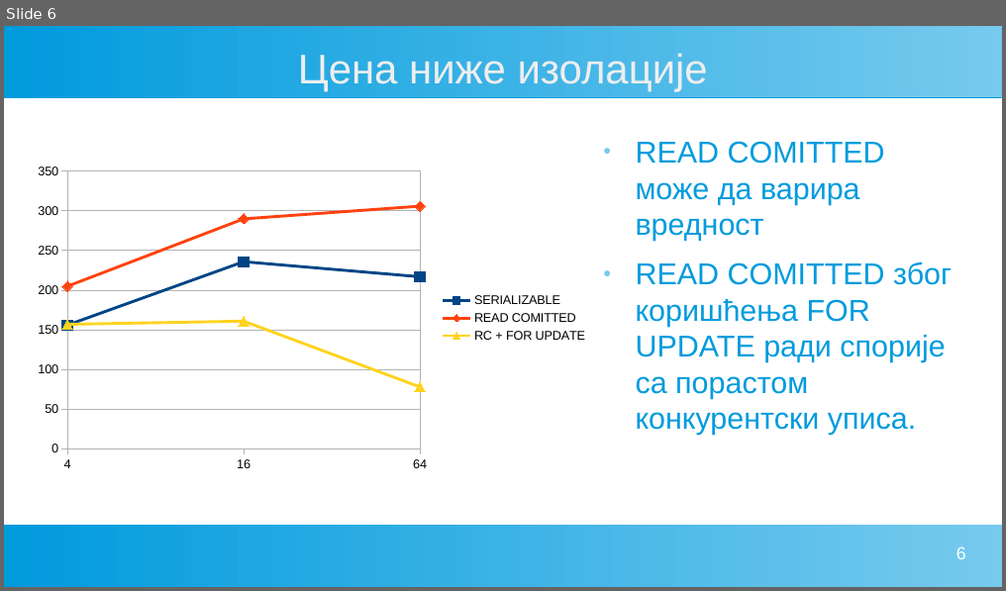
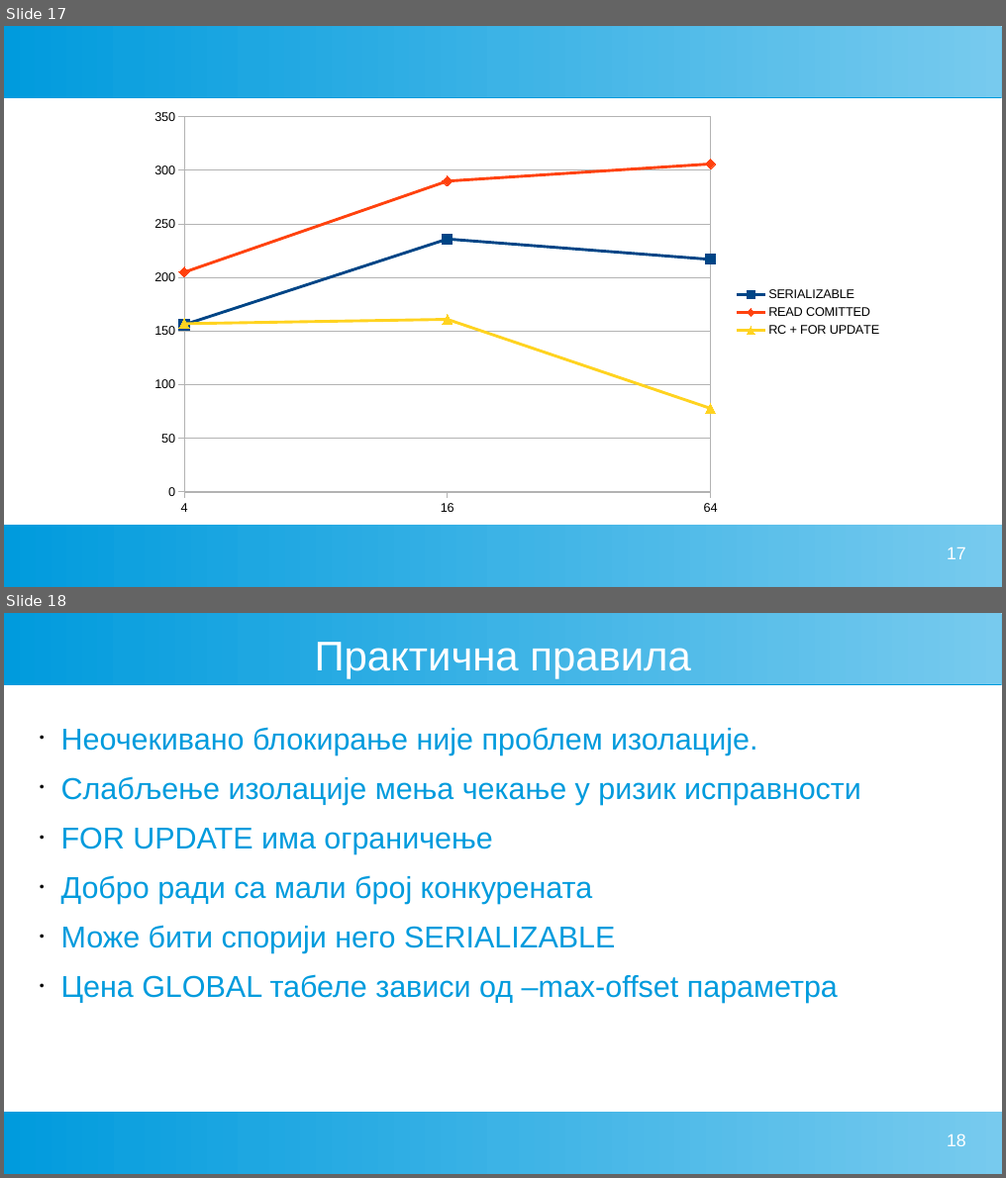
Before and after one commit to AleksaMilojkovic17252/db-seminar-2, a slide deck: seminar.odp. Shown one above the other, each under a label of ours: slide 6 before the commit, slides 17 and 18 after it. The pictures are 1006x591 and 1006x1178 pixels, drawn with LibreOffice and Linux fonts; fonts in the diff are those of the drawing. Boxes give left, top, right and bottom in pixels: in the first picture for what was removed or moved away, otherwise in the second. Text is boxed around its words. In the diff, an @@ line names an element or a change of style, - is before the commit and + after.

```diff
--- a/seminar.odp
+++ b/seminar.odp
@@ slide 18 added at (4,613,1002,1174), background #FFFFFF; not listed: 2 template elements that a slide beside it also shows @@
@@ title added at (315,642,691,679), 33 pt, text #FFFFFF @@
+Практична правила
@@ text added at (61,727,861,1003), 24 pt, text #009BDD @@
+• Неочекивано блокирање није проблем изолације.
+• Слабљење изолације мења чекање у ризик исправности
+• FOR UPDATE има ограничење
+• Добро ради са мали број конкурената
+• Може бити спорији него SERIALIZABLE
+• Цена GLOBAL табеле зависи од –max-offset параметра
@@ page number added at (946,1134,966,1147), 14 pt, text #FFFFFF @@
+18
@@ what was slide 6 is now slide 17 @@
@@ slide 17 changed as well @@
@@ title removed at (298,53,708,92) @@
-Цена ниже изолације
@@ line chart: place and size @@
-line chart at (27,159,597,478)
+line chart at (140,101,891,524)
@@ text removed at (636,141,951,435) @@
-● READ COMITTED може да варира вредност
-● READ COMITTED због коришћења FOR UPDATE ради спорије са порастом конкурентски уписа.
@@ page number at (946,548,966,560): text changed @@
-6
+17
```
Also in this commit, not shown: 1 other slide changed, 17 other slides added, 6 slides removed, 1 other file.
